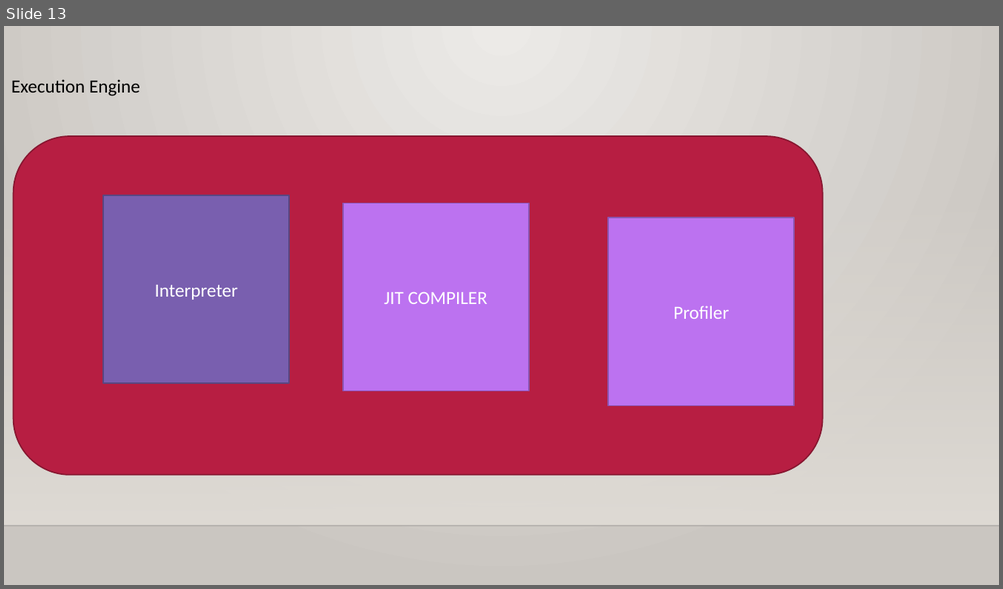
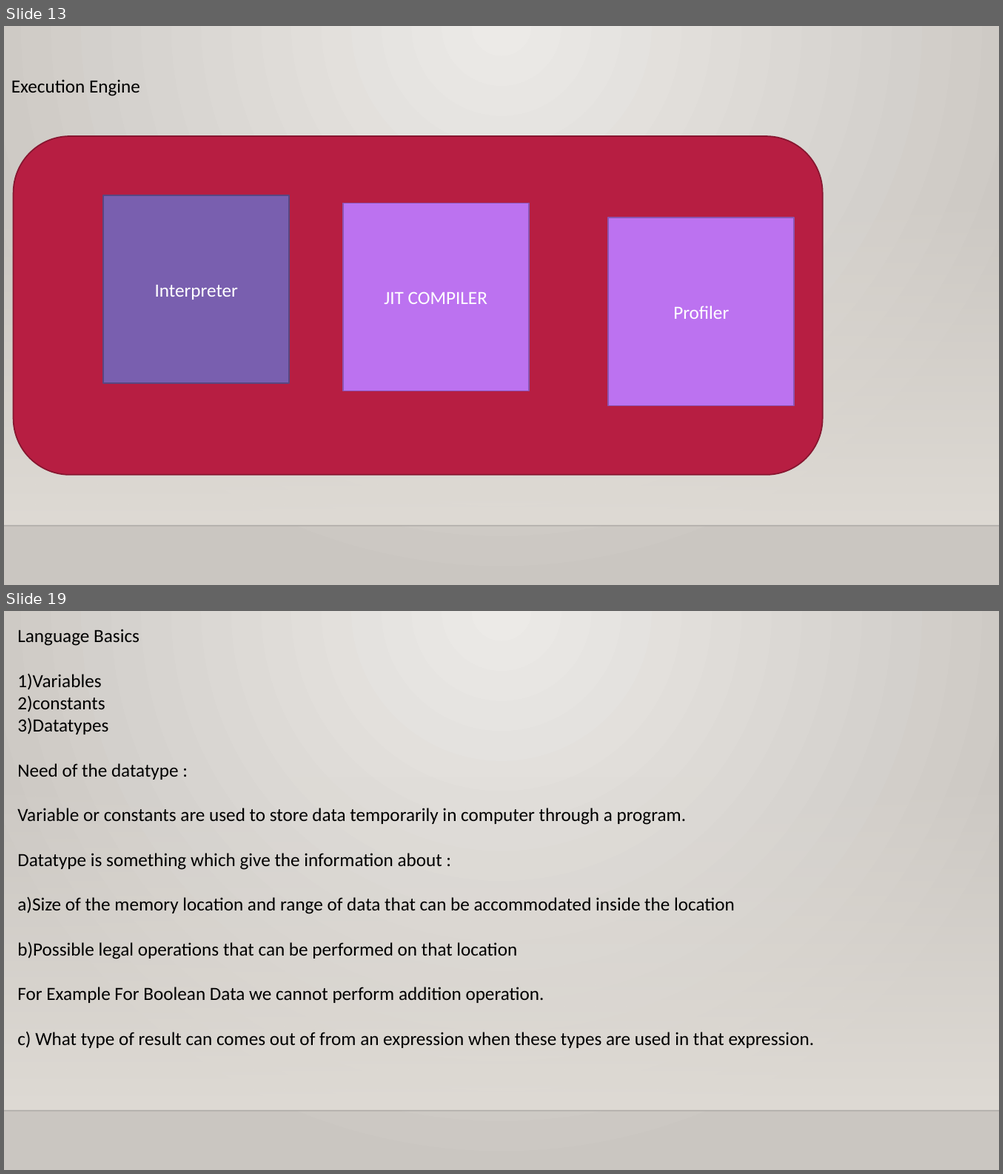
Before and after one commit to vamsisandeep143/javabatch, a slide deck: Core Java training.pptx. Shown one above the other, each under a label of ours: slide 13 before the commit, slides 13 and 19 after it; the slides between them are not shown. The pictures are 1003x589 and 1003x1174 pixels, drawn with LibreOffice and Linux fonts; fonts in the diff are those of the drawing; background and template pictures are left out. Boxes give left, top, right and bottom in pixels: in the first picture for what was removed or moved away, otherwise in the second. Text is boxed around its words. In the diff, an @@ line names an element or a change of style, - is before the commit and + after.

```diff
--- a/Core Java training.pptx
+++ b/Core Java training.pptx
@@ slide 19 added at (4,611,999,1170), background gradient #ECEAE7 to #CAC7C1; not listed: 2 template elements that a slide beside it also shows @@
@@ text added at (17,629,814,1048), 18 pt, text #000000 @@
+Language Basics
+1)Variables
+2)constants
+3)Datatypes
+Need of the datatype :
+Variable or constants are used to store data temporarily in computer through a program.
+Datatype is something which give the information about :
+a)Size of the memory location and range of data that can be accommodated inside the location
+b)Possible legal operations that can be performed on that location
+For Example For Boolean Data we cannot perform addition operation.
+c) What type of result can comes out of from an expression when these types are used in that expression.
```
Also in this commit, not shown: 3 slides changed, 30 other slides added, 9 slides removed.
